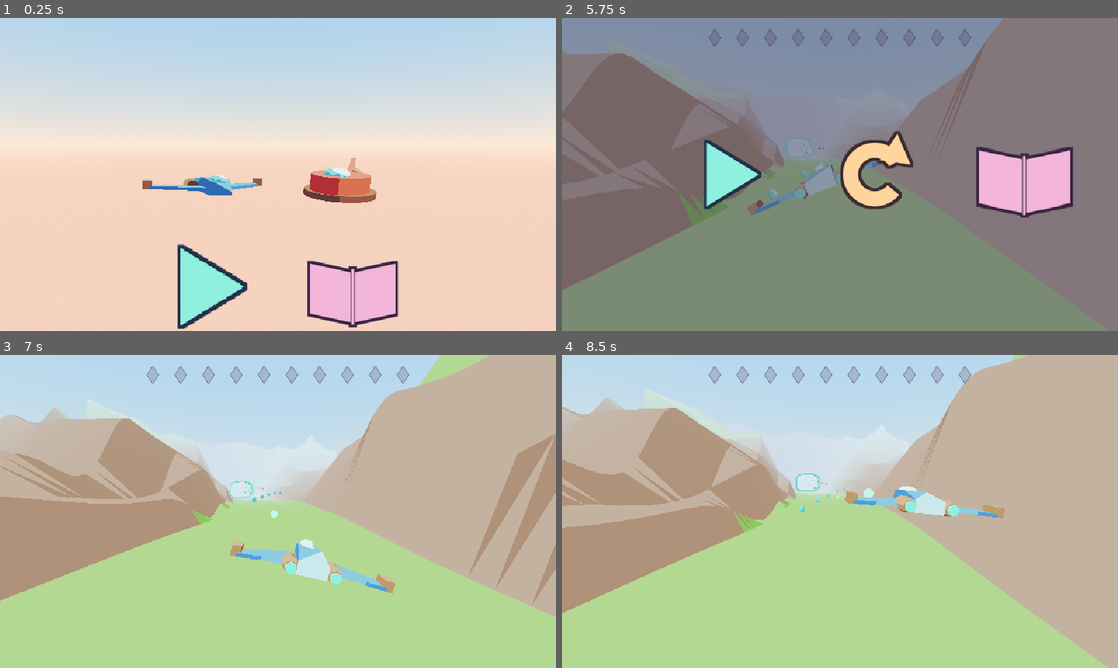
Above: before the commit, frames 1-4 (two rows, left to right).
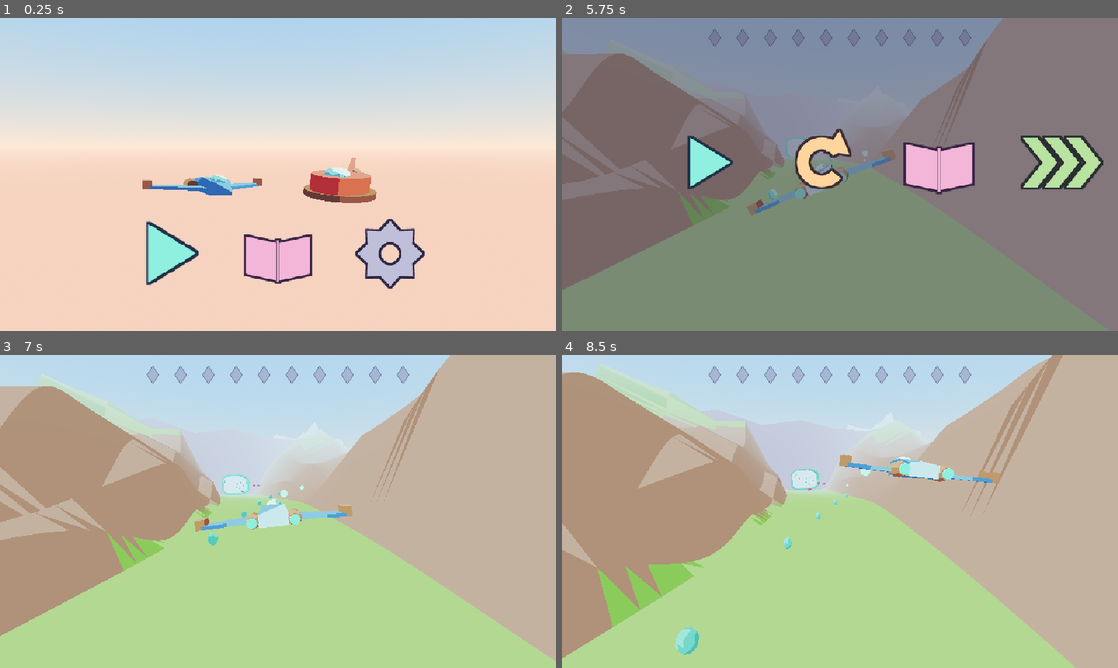
Above: after the commit, the same moments.

Repository: MarAvFe/rail-shooter
Game: Godot game, scene res://scenes/title.tscn
The game is run twice, just before and just after one commit, with the same random seed, the same clock (stepped at 60 frames per second) and the same inputs.
Inputs (mouse positions are in pixels of both pictures, inside the frame that each line leads up to):
- Up to frame 1 (0.25 s): no input
- Up to frame 2 (5.75 s): click (767, 287) at 0.52 s; tap Enter (menu_accept) at 1.25, 4.9 s; move the mouse to (962, 158) at 1.27 s; hold D (menu_right) 1.28-2.03 s; hold Space (fire) 1.28-2.03 s; click (962, 158) at 1.42 s; tap H (honk) at 1.55, 2.1, 3.05, 3.6 s; move the mouse to (728, 190) at 2.02 s; hold Backspace (menu_back) 2.03-2.78 s; click (728, 190) at 2.17 s; tap Space (fire) at 2.3, 3.8, 5.1 s; move the mouse to (895, 105) at 2.77 s; hold D (menu_right) 2.78-3.53 s; hold Space (fire) 2.78-3.53 s; click (895, 105) at 2.92 s; move the mouse to (812, 237) at 3.52 s; hold W (menu_up) 3.53-4.28 s; click (812, 237) at 3.67 s; move the mouse to (1006, 221) at 4.27 s; hold H (honk) 4.28-5.03 s; hold A (menu_left) from 4.28 s (still down); tap Q at 4.35 s; click (1006, 221) at 4.42 s; move the mouse to (673, 127) at 5.02 s; click (673, 127) at 5.17 s; tap Escape (pause) at 5.65 s
- Up to frame 3 (7 s): move the mouse to (305, 511) at 5.77 s; release A (menu_left) at 5.78 s; hold Backspace (menu_back) 5.78-6.53 s; hold H (honk) 5.78-6.53 s; click (305, 511) at 5.92 s; move the mouse to (194, 433) at 6.52 s; hold D (menu_right) from 6.53 s (still down); tap Space (fire) at 6.6 s; click (194, 433) at 6.67 s
- Up to frame 4 (8.5 s): move the mouse to (962, 495) at 7.27 s; release D (menu_right) at 7.28 s; hold W (menu_up) 7.28-8.03 s; hold H (honk) 7.28-8.03 s; click (962, 495) at 7.42 s; move the mouse to (728, 527) at 8.02 s; hold D (menu_right) from 8.03 s (still down); tap Q at 8.1 s; click (728, 527) at 8.17 s; tap Space (fire) at 8.3 s

The runs differ from the first frame. In frame 1, 8.8% of the frame differs, in the area x 26-77%, y 64-100%; in frame 2, 11%; in frame 3, 22%, in the area x 0-100%, y 0-98%; in frame 4, 20%.

Commit message:
Fix crispy audio (PCM import), audible engine, zap shot, speed controls, GitHub README
Co-Authored-By: Claude Opus 5.5 <noreply@anthropic.com>

Diff:
--- a/docs/bot_level1_bad.json
+++ b/docs/bot_level1_bad.json
@@ -1 +1 @@
-{"bumps":31,"enemies":20,"frame_ms_avg":0.12,"frame_ms_p99":0.22,"level":1,"ok":true,"orb_total":80,"orbs":32,"popped":15,"stalls":0,"time_s":181.2}
+{"bumps":31,"enemies":20,"frame_ms_avg":0.13,"frame_ms_p99":0.22,"level":1,"ok":true,"orb_total":80,"orbs":32,"popped":15,"stalls":0,"time_s":181.2}
--- a/docs/bot_level1_good.json
+++ b/docs/bot_level1_good.json
@@ -1 +1 @@
-{"bumps":0,"enemies":20,"frame_ms_avg":0.14,"frame_ms_p99":0.26,"level":1,"ok":true,"orb_total":80,"orbs":73,"popped":20,"stalls":0,"time_s":156.8}
+{"bumps":0,"enemies":20,"frame_ms_avg":0.15,"frame_ms_p99":0.28,"level":1,"ok":true,"orb_total":80,"orbs":73,"popped":20,"stalls":0,"time_s":156.8}
--- a/docs/bot_level2_bad.json
+++ b/docs/bot_level2_bad.json
@@ -1 +1 @@
-{"bumps":15,"enemies":16,"frame_ms_avg":0.12,"frame_ms_p99":0.21,"level":2,"ok":true,"orb_total":68,"orbs":33,"popped":13,"stalls":0,"time_s":179.3}
+{"bumps":15,"enemies":16,"frame_ms_avg":0.12,"frame_ms_p99":0.22,"level":2,"ok":true,"orb_total":68,"orbs":33,"popped":13,"stalls":0,"time_s":179.3}
--- a/docs/bot_level2_good.json
+++ b/docs/bot_level2_good.json
@@ -1 +1 @@
-{"bumps":6,"enemies":16,"frame_ms_avg":0.12,"frame_ms_p99":0.24,"level":2,"ok":true,"orb_total":68,"orbs":66,"popped":14,"stalls":0,"time_s":169.6}
+{"bumps":6,"enemies":16,"frame_ms_avg":0.13,"frame_ms_p99":0.25,"level":2,"ok":true,"orb_total":68,"orbs":66,"popped":14,"stalls":0,"time_s":169.6}
--- a/docs/bot_level3_bad.json
+++ b/docs/bot_level3_bad.json
@@ -1 +1 @@
-{"bumps":32,"enemies":21,"frame_ms_avg":0.14,"frame_ms_p99":0.25,"level":3,"ok":true,"orb_total":83,"orbs":17,"popped":13,"stalls":0,"time_s":183.9}
+{"bumps":32,"enemies":21,"frame_ms_avg":0.15,"frame_ms_p99":0.29,"level":3,"ok":true,"orb_total":83,"orbs":15,"popped":13,"stalls":0,"time_s":183.9}
--- a/docs/bot_level3_good.json
+++ b/docs/bot_level3_good.json
@@ -1 +1 @@
-{"bumps":1,"enemies":21,"frame_ms_avg":0.14,"frame_ms_p99":0.28,"level":3,"ok":true,"orb_total":83,"orbs":63,"popped":17,"stalls":0,"time_s":159.1}
+{"bumps":1,"enemies":21,"frame_ms_avg":0.15,"frame_ms_p99":0.27,"level":3,"ok":true,"orb_total":83,"orbs":63,"popped":17,"stalls":0,"time_s":159.1}
--- a/docs/bot_level4_bad.json
+++ b/docs/bot_level4_bad.json
@@ -1 +1 @@
-{"bumps":24,"enemies":13,"frame_ms_avg":0.11,"frame_ms_p99":0.22,"level":4,"ok":true,"orb_total":65,"orbs":30,"popped":13,"stalls":0,"time_s":187.5}
+{"bumps":24,"enemies":13,"frame_ms_avg":0.12,"frame_ms_p99":0.21,"level":4,"ok":true,"orb_total":65,"orbs":30,"popped":13,"stalls":0,"time_s":187.5}
--- a/docs/bot_level4_good.json
+++ b/docs/bot_level4_good.json
@@ -1 +1 @@
-{"bumps":8,"enemies":13,"frame_ms_avg":0.12,"frame_ms_p99":0.23,"level":4,"ok":true,"orb_total":65,"orbs":57,"popped":12,"stalls":0,"time_s":171.0}
+{"bumps":8,"enemies":13,"frame_ms_avg":0.12,"frame_ms_p99":0.23,"level":4,"ok":true,"orb_total":65,"orbs":58,"popped":12,"stalls":0,"time_s":171.0}
--- a/docs/bot_level5_bad.json
+++ b/docs/bot_level5_bad.json
@@ -1 +1 @@
-{"bumps":41,"enemies":19,"frame_ms_avg":0.13,"frame_ms_p99":0.25,"level":5,"ok":true,"orb_total":77,"orbs":22,"popped":11,"stalls":0,"time_s":190.8}
+{"bumps":41,"enemies":19,"frame_ms_avg":0.13,"frame_ms_p99":0.24,"level":5,"ok":true,"orb_total":77,"orbs":22,"popped":11,"stalls":0,"time_s":190.8}
--- a/docs/bot_level6_bad.json
+++ b/docs/bot_level6_bad.json
@@ -1 +1 @@
-{"bumps":32,"enemies":14,"frame_ms_avg":0.12,"frame_ms_p99":0.22,"level":6,"ok":true,"orb_total":66,"orbs":27,"popped":10,"stalls":3,"time_s":207.5}
+{"bumps":32,"enemies":14,"frame_ms_avg":0.12,"frame_ms_p99":0.21,"level":6,"ok":true,"orb_total":66,"orbs":27,"popped":10,"stalls":3,"time_s":207.5}
--- a/docs/bot_level6_good.json
+++ b/docs/bot_level6_good.json
@@ -1 +1 @@
-{"bumps":4,"enemies":14,"frame_ms_avg":0.14,"frame_ms_p99":0.26,"level":6,"ok":true,"orb_total":66,"orbs":50,"popped":13,"stalls":1,"time_s":168.9}
+{"bumps":3,"enemies":14,"frame_ms_avg":0.14,"frame_ms_p99":0.26,"level":6,"ok":true,"orb_total":66,"orbs":50,"popped":13,"stalls":1,"time_s":167.3}
--- a/docs/build_report.json
+++ b/docs/build_report.json
@@ -119,8 +119,8 @@
  ],
  "audio": {
   "sfx_shot": {
-   "peak": -22.0,
-   "rms": -31.8,
+   "peak": -16.0,
+   "rms": -24.8,
    "seam": 0.0
   },
   "sfx_puff": {
@@ -199,9 +199,9 @@
    "seam": 0.0
   },
   "loop_engine": {
-   "peak": -32.0,
-   "rms": -44.0,
-   "seam": 0.0001
+   "peak": -14.0,
+   "rms": -21.3,
+   "seam": 0.008
   },
   "music_title": {
    "peak": -12.0,
@@ -257,6 +257,9 @@
   "orb",
   "speaker",
   "cone",
+  "speed_1",
+  "speed_2",
+  "speed_3",
   "ship"
  ],
  "fails": []
--- a/project.godot
+++ b/project.godot
@@ -30,3 +30,9 @@
 renderer/rendering_method.mobile="gl_compatibility"
 textures/canvas_textures/default_texture_filter=0
 anti_aliasing/quality/msaa_3d=0
+
+[importer_defaults]
+
+wav={
+"compress/mode": 0
+}
--- a/scripts/game/level_runner.gd
+++ b/scripts/game/level_runner.gd
@@ -54,6 +54,7 @@
 var bot: Node = null
 var _cam_look := Vector3.ZERO
 var touring := false
+var engine: AudioStreamPlayer
 var _sky_mat: ProceduralSkyMaterial
 var _world_root: Node
 var guardian: Enemy = null
@@ -86,12 +87,12 @@
 	AudioBus.music(str(L["music"]))
 	ship.bumped.connect(_on_bump)
 	Bindings.honked.connect(_on_honk)
-	var hum := AudioStreamPlayer.new()  # engine bed, far under the music
-	hum.stream = AudioBus.stream("loop_engine", true)
-	hum.bus = "SFX"
-	hum.volume_db = 0.0
-	add_child(hum)
-	hum.play()
+	engine = AudioStreamPlayer.new()  # engine hum: follows rail speed, sits under the music
+	engine.stream = AudioBus.stream("loop_engine", true)
+	engine.bus = "SFX"
+	engine.volume_db = -6.0
+	add_child(engine)
+	engine.play()
 	speed = base_speed * 0.5
 	_last_us = Time.get_ticks_usec()
 	if Game.args.has("bot"):
@@ -430,6 +431,10 @@
 			checkpoint = maxf(checkpoint, c)
 	_place_ship()
 	_cam_follow(dt)
+	if engine:
+		var k := clampf(speed / maxf(base_speed, 1.0), 0.0, 1.3)
+		engine.pitch_scale = (1.25 if mode == "hover" else 1.0) * (0.8 + 0.25 * k) + ship.inp.length() * 0.05
+		engine.volume_db = lerpf(-14.0, -3.0, clampf(k, 0.0, 1.0))
 	_update_enemies(dt)
 	_update_combat(dt)
 	_update_orbs(dt)
@@ -703,17 +708,37 @@
 	dim.set_anchors_preset(Control.PRESET_FULL_RECT)
 	pause_layer.add_child(dim)
 	var m := IconMenu.new()
+	m.icon_size = 100.0
 	m.set_anchors_preset(Control.PRESET_CENTER)
 	m.add_item("resume", "play", Color("#8ff0e0"))
 	m.add_item("restart", "restart", Color("#ffd59e"))
 	m.add_item("home", "book", Color("#f3b6d8"))
+	m.add_item("speed", "speed_%d" % (_speed_idx() + 1), Color("#b9e3a0"))
 	pause_layer.add_child(m)
 	m.position -= Vector2(m.get_combined_minimum_size().x / 2, 64)
 	m.chosen.connect(_on_pause_choice)
 	add_child(pause_layer)
 
 
+const SPEEDS := [0.6, 0.8, 1.0]
+
+
+func _speed_idx() -> int:
+	var cur := float(Save.setting("speed"))
+	var best := 0
+	for i in SPEEDS.size():
+		if absf(SPEEDS[i] - cur) < absf(SPEEDS[best] - cur):
+			best = i
+	return best
+
+
 func _on_pause_choice(id: String) -> void:
+	if id == "speed":  # wordless speed: 1, 2 or 3 chevrons; stays in the pause menu
+		var i := (_speed_idx() + 1) % SPEEDS.size()
+		Save.set_setting("speed", SPEEDS[i])
+		(pause_layer.get_child(1) as IconMenu).set_icon("speed", "speed_%d" % (i + 1))
+		AudioBus.play("sfx_honk", 0.9 + 0.1 * i)
+		return
 	pause_layer.queue_free()
 	get_tree().paused = false
 	match id:
--- a/scripts/ui/icon_menu.gd
+++ b/scripts/ui/icon_menu.gd
@@ -62,3 +62,9 @@
 		var n: Control = items[i]["node"]
 		var k := 1.0 + (0.18 + 0.06 * sin(Game.t * PI * 2.0)) * float(i == sel)
 		n.scale = n.scale.lerp(Vector2(k, k), 1.0 - exp(-12.0 * dt))
+
+
+func set_icon(id: String, icon: String) -> void:
+	for it in items:
+		if it["id"] == id:
+			(it["node"] as TextureButton).texture_normal = load("res://assets/ui/icon_%s.png" % icon)
--- a/scripts/ui/parent_menu.gd
+++ b/scripts/ui/parent_menu.gd
@@ -74,7 +74,7 @@
 	_label(t("title"), 22)
 	_first = _slider("music", 0.0, 1.0, 0.05)
 	_slider("sfx", 0.0, 1.0, 0.05)
-	_options("speed", [0.6, 0.8, 1.0])
+	_options("speed", [0.5, 0.6, 0.7, 0.8, 0.9, 1.0, 1.15, 1.3])
 	_check("retro")
 	_check("fullscreen")
 	_check("invert_y")
@@ -128,8 +128,13 @@
 func _options(key: String, vals: Array) -> void:
 	var o := OptionButton.new()
 	for v: float in vals:
-		o.add_item("%d%%" % int(v * 100))
-	o.selected = maxi(vals.find(float(Save.setting(key))), 0)
+		o.add_item("%d%%" % roundi(v * 100))
+	var cur := float(Save.setting(key))
+	var best := 0
+	for i in vals.size():  # nearest preset, so older saves still show sensibly
+		if absf(float(vals[i]) - cur) < absf(float(vals[best]) - cur):
+			best = i
+	o.selected = best
 	o.item_selected.connect(func(i: int) -> void: Save.set_setting(key, vals[i]))
 	_row(key).add_child(o)
 
--- a/scripts/ui/title.gd
+++ b/scripts/ui/title.gd
@@ -35,8 +35,10 @@
 	var cl := CanvasLayer.new()
 	add_child(cl)
 	_menu = IconMenu.new()
+	_menu.icon_size = 96.0
 	_menu.add_item("play", "play", Color("#8ff0e0"))
 	_menu.add_item("book", "book", Color("#f3b6d8"))
+	_menu.add_item("gear", "gear", Color(0.75, 0.75, 0.85))
 	cl.add_child(_menu)
 	_menu.chosen.connect(_on_choice)
 	AudioBus.music("music_title")
@@ -49,7 +51,12 @@
 		create_tween().tween_property(n, "position:y", n.position.y + 0.8, 0.15).set_trans(Tween.TRANS_SINE)
 
 
+var _gear_hold := 0.0
+
+
 func _on_choice(id: String) -> void:
+	if id == "gear":
+		return  # parent settings need a 1.5 s hold (see _process), so a tap does nothing
 	if id == "play":
 		var next := 1
 		for i in range(1, 7):
@@ -63,7 +70,16 @@
 
 func _process(dt: float) -> void:
 	var vs := get_viewport().get_visible_rect().size
-	_menu.position = Vector2((vs.x - _menu.size.x) / 2.0, vs.y * 0.68)
+	_menu.position = Vector2((vs.x - _menu.size.x) / 2.0, vs.y * 0.62)
+	# gear: hold fire/enter (or the mouse) 1.5 s to open the parent menu; it turns while held
+	var gear: Control = _menu.items[2]["node"]
+	var on_gear := _menu.sel == 2
+	var held := on_gear and (Input.is_action_pressed("menu_accept") or Input.is_action_pressed("fire") or (gear as BaseButton).button_pressed)
+	_gear_hold = _gear_hold + dt if held else 0.0
+	gear.rotation = _gear_hold * 3.0
+	if _gear_hold >= 1.5:
+		_gear_hold = -INF
+		Game.open_parent_menu()
 	for i in _ships.size():
 		var n := _ships[i]
 		n.position.y = lerpf(n.position.y, 0.5 + sin(Game.t * PI + i * 1.3) * 0.35, 1.0 - exp(-4.0 * dt))
Not shown, changed: assets/audio/loop_engine.wav.import
Not shown, changed: assets/audio/music_crystal.wav.import
Not shown, changed: assets/audio/music_dunes.wav.import
Not shown, changed: assets/audio/music_ending.wav.import
Not shown, changed: assets/audio/music_gate.wav.import
Not shown, changed: assets/audio/music_meadow.wav.import
Not shown, changed: assets/audio/music_mist.wav.import
Not shown, changed: assets/audio/music_ridge.wav.import
Not shown, changed: assets/audio/music_title.wav.import
Not shown, changed: assets/audio/sfx_blip.wav.import
Not shown, changed: assets/audio/sfx_boop.wav.import
Not shown, changed: assets/audio/sfx_chime_0.wav.import
(and 32 more such lines)
